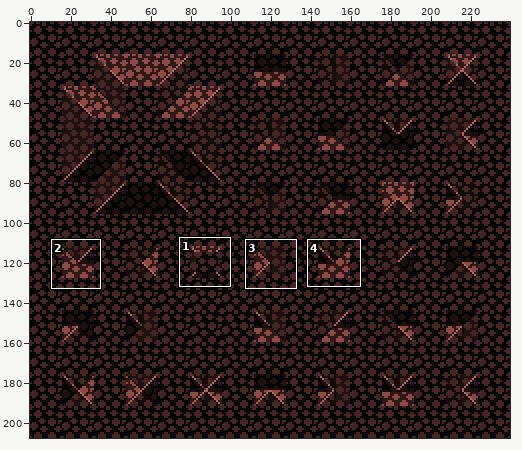
Sprite sheet, stored at graphics/images/ramps_soil.png. The first picture is a wide view before the edit; the outline marks the close-up.
Close-up. Earlier state:
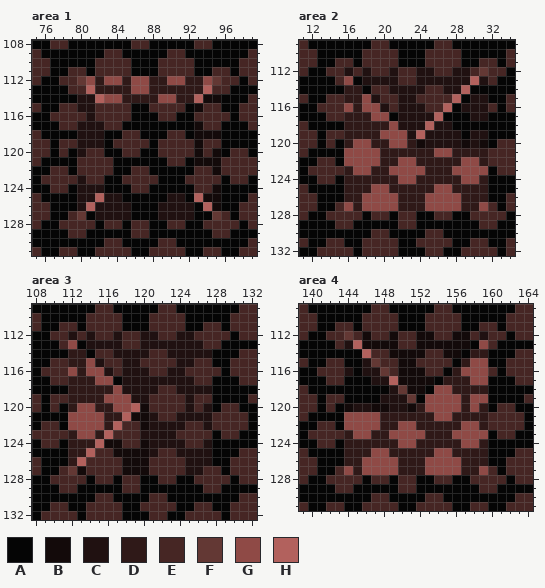
The file is 480x416 pixels, drawn in blocks of 2x2; one block is one cell here. Colours within 5 levels of each other are drawn and written as one. Shown: area 1: x 75..99, y 108..131; area 2: x 11..34, y 109..132; area 3: x 108..132, y 109..132; area 4: x 139..164, y 109..131. The commit also changed other parts of the picture, which this record leaves out.
Palette (. is transparent): A #050505  B #130a0a  C #201111  D #2f1918  E #462624  F #633834  G #8f4a46  H #b2615d
Now the later version:
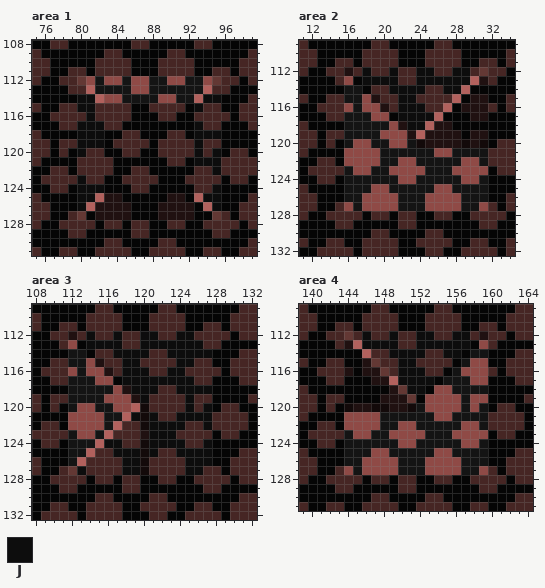
Colours new in this view: J #0d0d0d
What changed:
Colour D changes from #2f1918 to #141414.
Area 1:
Colour B gives way to colour J in row 114 at x 94 to 95; in row 115 at x 93; in row 117 at x 93; in row 118 at x 93 to 95; in row 119 at x 93; in row 120 at x 93 and 95.
Colour B gives way to colour J in row 121 at x 93 to 95; in row 122 at x 95; in row 124 at x 95; in row 125 at x 94 to 95; in row 126 at x 95.
Colour C gives way to colour J in rows 114 to 115 at x 80 to 81; in row 116 at x 81; in rows 117 to 119 at x 80 to 82; in row 120 at x 80; in row 123 at x 80; in row 124 at x 80 to 82.
Colour C gives way to colour J in row 125 at x 80 to 81; in row 126 at x 80.
Area 2:
Colour C gives way to colour J in row 112 at x 18, 21, 24 to 25 and 28 to 29; in row 113 at x 18 to 21 and 24 to 29; in row 114 at x 21 to 24 and 27 to 28; in row 115 at x 22 to 23; in row 116 at x 22 to 24; in row 117 at x 22 to 25.
Colour C gives way to colour J in row 118 at x 23 to 24.
Area 3:
Colour B gives way to colour J in row 121 at x 119; in row 124 at x 116 to 117; in row 125 at x 117 to 119; in row 126 at x 118 to 119; in row 127 at x 113 and 118 to 119.
Colour C gives way to colour J in row 112 at x 114, 117, 120 to 121 and 124 to 125; in row 113 at x 114 to 117 and 120 to 126; in row 114 at x 117 to 120 and 123 to 127; in row 115 at x 118 to 119 and 124 to 125; in row 116 at x 118 to 120 and 123 to 124; in row 117 at x 118 to 125.
Colour C gives way to colour J in row 118 at x 119 to 121 and 124 to 127; in row 119 at x 120 and 125; in row 120 at x 125 and 127; in row 121 at x 121 and 124 to 127; in row 122 at x 121 to 124 and 127; in row 123 at x 121 to 123.
Colour C gives way to colour J in row 124 at x 121 to 124 and 127; in row 125 at x 121 and 124 to 127; in row 126 at x 125 to 127; in row 127 at x 125 to 126.
Area 4:
Colour B gives way to colour J in row 112 at x 146, 149, 152 to 153 and 156 to 157; in row 113 at x 146 to 149 and 152 to 157; in row 114 at x 149 to 152 and 155 to 156; in row 115 at x 150 to 151; in row 116 at x 150 to 152; in row 117 at x 150 to 153.
Colour B gives way to colour J in row 118 at x 151 to 152.
Boxes around the changes in both close-ups, in picture pixels (x1, y1, x2, y2):
changed: (77, 76, 221, 211)
changed: (344, 67, 488, 211)
changed: (68, 331, 212, 475)
changed: (344, 331, 488, 475)
